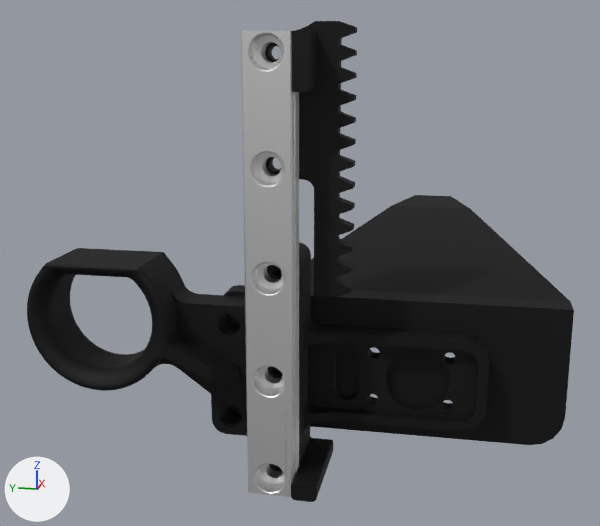
The glTF model arx5_description/meshes/ac1/link8.glb, before and after one commit.
Rendered twice from a camera (50 mm lens) standing at (-0.1658, -0.0152, 0.0631) and looking at (0.0199, 0.0219, 0.0167). Arrows for +X, +Y and +Z are at lower left; the lights stay in place. The first picture is the older version. Where no turn or scale is listed for an object, it has been applied to the vertices. Vertices at exactly the same position are counted once.

The first picture shows 'left_link18'.
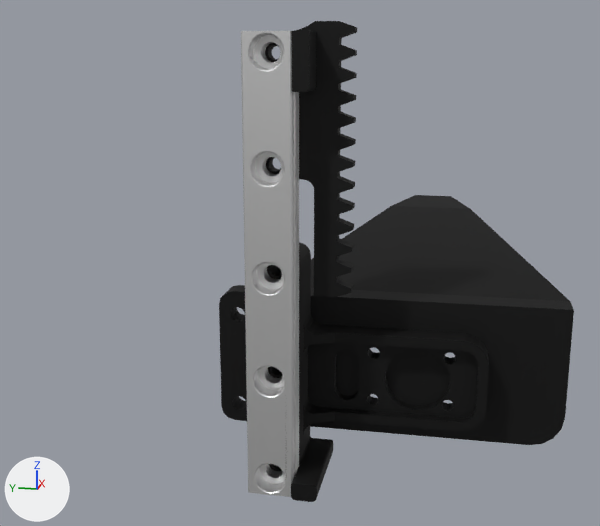
Edits to the bpy script that builds the scene:
```text
Change me_left_link18:
    used by ob_left_link18; location = (0.0, 0.0, 0.0)
    remove me_left_link18.from_pydata(...)  # 3802 vertices, 7672 faces; spans x -0.025..0.071, y -0.0368..0.0711, z -0.0193..0.0695
    add me_left_link18.from_pydata(...)  # 2236 vertices, 4532 faces; spans x -0.025..0.071, y -0.0368..0.0342, z -0.0193..0.0695
    me_left_link18 part 1: the loose piece of 1566 vertices spanning x -0.0185..-0.0036, y 0.0252..0.0711, z -0.0127..0.0236 is deleted
```

Where the change shows, as pixel boxes (x1, y1, x2, y2) in the pictures (600 x 526 px):
'left_link18', reshaped (35% narrower): before (27, 21, 574, 502); after (219, 21, 574, 502)
part 1 of me_left_link18, deleted: before (27, 248, 247, 436)
